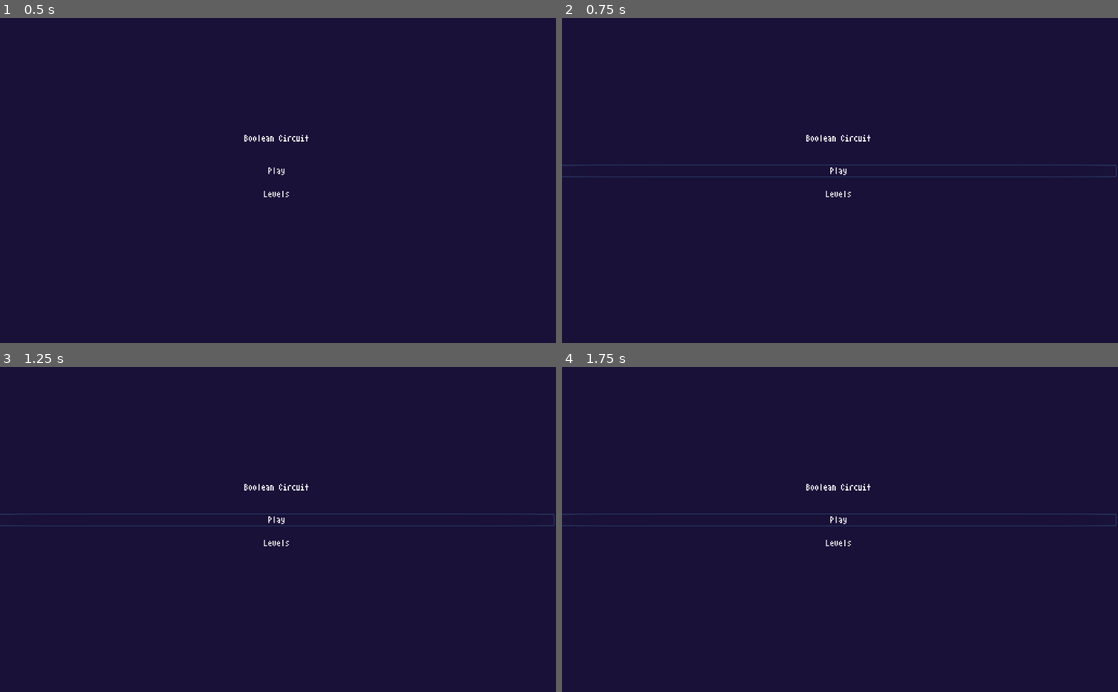
Above: before the commit, frames 1-4 (two rows, left to right).
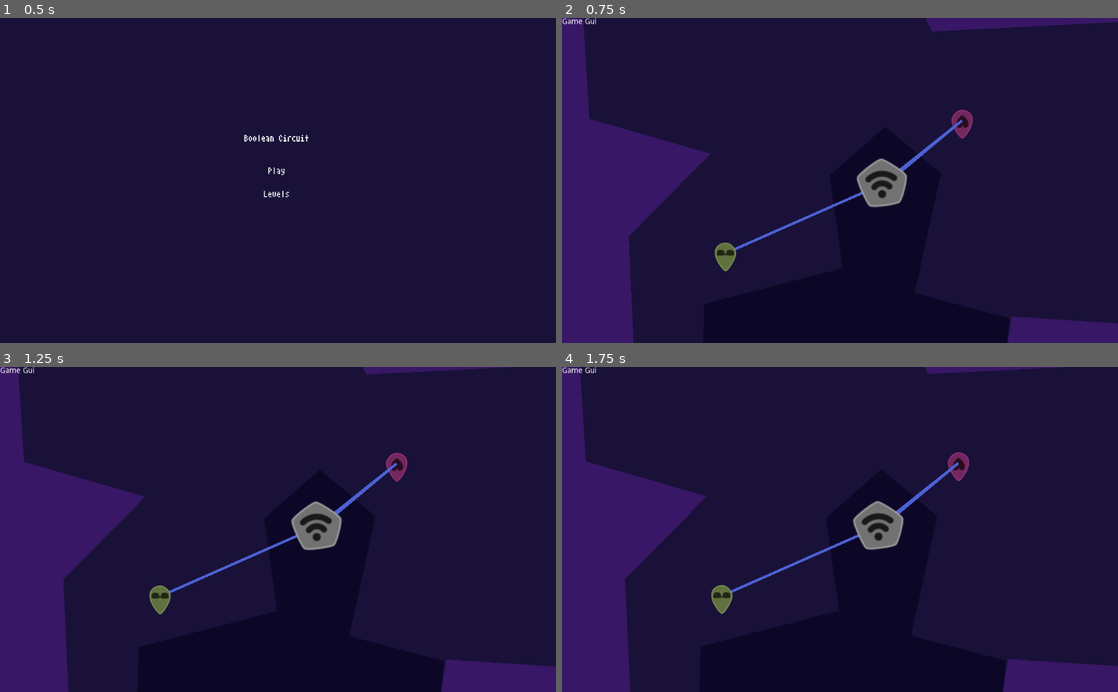
Above: after the commit, the same moments.

Repository: jacobabarbary/BooleanCircuit
Game: Godot game, scene res://game.tscn
Same seed, same stepped clock (60 frames per second), same inputs: the game is played once before the commit and once after it. Before the commit the project starts from res://gui/menu.tscn.
Inputs (mouse positions are in pixels of both pictures, inside the frame that each line leads up to):
- Up to frame 1 (0.5 s): no input
- Up to frame 2 (0.75 s): click "Play" at 0.5 s
- Up to frame 3 (1.25 s): no input
- Up to frame 4 (1.75 s): click (840, 519) at 1.25 s, where only the run before the commit has a clickable "Play"

Frame 1 is identical in both runs. In frame 2, 17% of the frame differs, in the area x 0-100%, y 0-100%; in frame 3, 16%; in frame 4, 16%.

Commit message:
update to keys and doors

Diff:
--- a/connector/connector.gd
+++ b/connector/connector.gd
@@ -18,7 +18,6 @@
 func _physics_process(delta):
 	test_connection()
 	update_line()
-	print(ray_connected)
 
 func _on_DetectBox_area_entered(area):
 	update_nearby()
--- a/door.gd
+++ b/door.gd
@@ -3,14 +3,15 @@
 onready var collider = $CollisionShape2D
 onready var sprite = $Sprite
 onready var scene_root = get_tree().current_scene
-var type = 1
+export var door_type = 1
 
-func _process(delta):
+func on_triggered(type,triggered):
 
-	if typeof(scene_root.types[type]) == TYPE_BOOL:
-		if scene_root.types[type] == true:
-			collider.disabled = true
-			sprite.visible = false
+	if type == door_type and triggered == true:
+		collider.disabled = true
+		sprite.visible = false
 	else:
 		collider.disabled = false
 		sprite.visible = true
+
+	print(type,triggered)
--- a/door.tscn
+++ b/door.tscn
@@ -4,7 +4,9 @@
 
 [sub_resource type="RectangleShape2D" id=1]
 
-[node name="door" type="StaticBody2D"]
+[node name="door" type="StaticBody2D" groups=[
+"door",
+]]
 script = ExtResource( 1 )
 
 [node name="CollisionShape2D" type="CollisionShape2D" parent="."]
--- a/level/level.gd
+++ b/level/level.gd
@@ -12,9 +12,8 @@
 func get_players()->Node2D:
 	return players.get_children()
 
-func on_connection(type,triggered):
+func on_triggered(type,triggered):
 
 
-
+	get_tree().call_group("door","_on_door_open",type,triggered)
 	types[type] = triggered
-	print(type,triggered)
--- a/level/level_1.tscn
+++ b/level/level_1.tscn
@@ -68,7 +68,9 @@
 position = Vector2( 543.302, -380.683 )
 type = 1
 
-[node name="door" parent="." instance=ExtResource( 7 )]
+[node name="door" parent="." groups=[
+"triggered",
+] instance=ExtResource( 7 )]
 position = Vector2( 264.353, 553.794 )
 
 [editable path="Walls/Wall"]
--- a/project.godot
+++ b/project.godot
@@ -16,7 +16,7 @@
 [application]
 
 config/name="BooleanCircuit"
-run/main_scene="res://gui/menu.tscn"
+run/main_scene="res://game.tscn"
 config/icon="res://icon.png"
 
 [input]
--- a/trigger.gd
+++ b/trigger.gd
@@ -4,14 +4,7 @@
 export var type = 0
 var triggered
 
-signal is_connection
-
-func _ready():
-
-
-
-	connect("is_connection",get_tree().current_scene,"on_connection")
 
 func _physics_process(delta):
 	triggered = connector.ray_connected
-	emit_signal("is_connection",type,triggered)
+	get_tree().call_group("triggered","on_triggered",type,triggered)
--- a/trigger.tscn
+++ b/trigger.tscn
@@ -3,7 +3,9 @@
 [ext_resource path="res://connector/connector.tscn" type="PackedScene" id=1]
 [ext_resource path="res://trigger.gd" type="Script" id=2]
 
-[node name="trigger" type="Node2D"]
+[node name="trigger" type="Node2D" groups=[
+"triggered",
+]]
 script = ExtResource( 2 )
 
 [node name="Sprite" type="Sprite" parent="."]
